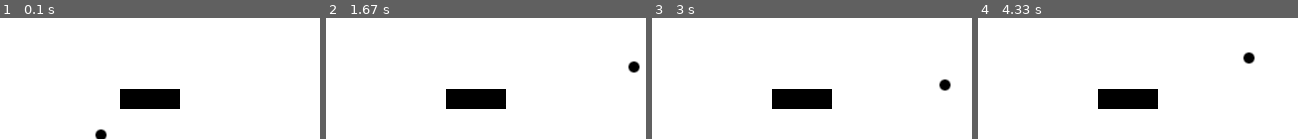
Above: before the commit, frames 1-4 (left to right).
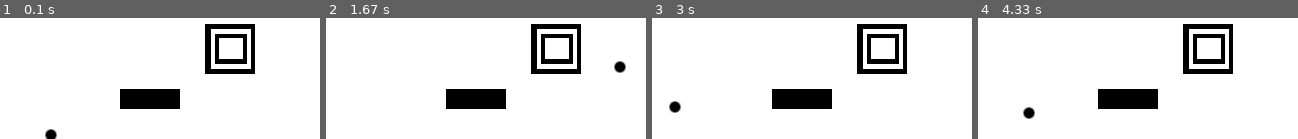
Above: after the commit, the same moments.

Repository: kondog/python_code
Game: pygame game, started from pygame/bouncingBall/bounce.py
The game is run twice, just before and just after one commit, with the same random seed, the same clock (stepped at 60 frames per second) and the same inputs. The source is Python 2; it was converted automatically to run under Python 3.
Inputs:
- Up to frame 1 (0.1 s): no input
- Up to frame 2 (1.67 s): hold Right 0.33-0.8 s; hold Up 0.83-1.13 s; hold Right 1.17-1.63 s
- Up to frame 3 (3 s): hold Left 1.67-2.2 s; hold Down 2.23-2.53 s; hold Left 2.57-2.97 s
- Up to frame 4 (4.33 s): hold Up 3-3.37 s; hold Right 3.4-4.03 s; hold Down from 4.07 s (still down)

The runs differ from the first frame. In frame 1, 4.0% of the frame differs, in the area x 14-80%, y 4-100%; in frame 2, 4.1%, in the area x 64-99%, y 4-47%; in frame 3, 4.1%; in frame 4, 4.1%.

Commit message:
i want to change, so save this source.

Diff:
--- a/pygame/bouncingBall/bounce.py
+++ b/pygame/bouncingBall/bounce.py
@@ -7,6 +7,7 @@
 
 from ball          import BallObj
 from bar           import BarObj
+from warp          import WarpObj
 from objMediator   import Mediator
 from systemData    import SysData
 
@@ -41,11 +42,15 @@
     ball = BallObj()
     ball.setSpeed( 0, -5 )
     ball.setObj( sysData.ballBmp )
-    ball.setRect_pos( 100, 240 )
+    ball.setRect_pos( 50, 240 )
 
     bar = BarObj()
     bar.setObj( sysData.barBmp)
     bar.setRect_pos( 150, 200 )
+
+    warp = WarpObj()
+    warp.setObj( sysData.warpBmp )
+    warp.setRect_pos( 230, 150 )
 
     mediator = Mediator()
 
@@ -59,8 +64,10 @@
 
         # ボールとバーが衝突した際の動作
         mediator.judgeConflictBallAndBar( ball, bar )
+        mediator.judgeConflictBallAndWarp( ball, warp, 50 )
 
         screen.displayFill( white )
         screen.displayBlit( ball.getObj(), ball.getBallrect() )
         screen.displayBlit( bar.getObj(),  bar.getRect() )
+        screen.displayBlit( warp.getObj(),  warp.getRect() )
         pygame.display.flip()
--- a/pygame/bouncingBall/objMediator.py
+++ b/pygame/bouncingBall/objMediator.py
@@ -18,8 +18,14 @@
         else:
             return False
 
-    # ボールとバーが衝突したかどうかを判定
+    # ボールとバーが衝突したかどうかを判定し動作を決定する。
     def judgeConflictBallAndBar( self, ball, bar ):
         if self.isBallAndBarConflict( ball.getBallrect(), bar.getRect() ):
             ball.setSpeedY( -ball.getInitSpeed() )
             print ball.getSpeed()
+
+    # ボールとワープが衝突したかどうかを判定
+    def judgeConflictBallAndWarp( self, ball, warp, pos ):
+        if self.isBallAndBarConflict( ball.getBallrect(), warp.getRect() ):
+            ball.setRect_pos( pos, ball.getBallrect().center[0] )
+            ball.setSpeed( 0,0 )
--- a/pygame/bouncingBall/systemData.py
+++ b/pygame/bouncingBall/systemData.py
@@ -11,6 +11,7 @@
         self._screenSizeY       = 240
         self._ballBmp           = "img/ball.bmp"
         self._barBmp            = "img/bar.bmp"
+        self._warpBMP           = "img/warp.bmp"
         self._waitTime    = 0.05
     def getBallInitSpeed(self):
         return self._ballInitSpeed
@@ -30,6 +31,8 @@
         return self._ballBmp
     def getBarBmp( self ):
         return self._barBmp
+    def getWarpBmp( self ):
+        return self._warpBMP
     def getScreenWait( self ):
         return self._waitTime
     ballInitSpeed     = property( getBallInitSpeed )
@@ -41,4 +44,5 @@
     screenSizeY       = property( getScreenSizeY )
     ballBmp           = property( getBallBmp )
     barBmp            = property( getBarBmp )
+    warpBmp           = property( getWarpBmp)
     waitTime          = property( getScreenWait )
--- a/pygame/bouncingBall/testBounce.py
+++ b/pygame/bouncingBall/testBounce.py
@@ -7,6 +7,7 @@
 from bounce      import PygScreen
 from ball        import BallObj
 from bar         import BarObj
+from warp        import WarpObj
 from objMediator import Mediator
 from systemData  import SysData
 
@@ -38,8 +39,10 @@
     def test_decideBallPosition(self):
         # ボールのX値がスクリーンサイズオーバの時スピードのX値が逆転
         self.assertTrue( self.isCorrectSpeedChange(
-                [500,50], [1,1], None,
+                [500,50],   [1,1],         None,
+               #ボール位置, 試験対象speed, 押下キー
                 [-1,2],))
+               #試験後のspeed
 
         # ボールのY値がスクリーンサイズオーバの時スピードのY値が初速
         self.assertTrue( self.isCorrectSpeedChange(
@@ -129,6 +132,7 @@
         bar.setObj( "img/bar.bmp" )
         bar.setRect_pos( 150, 120 )
 
+    # ボールとバーのテスト
     def test_BallAndBarObj( self ):
         screen = PygScreen()
         screen.setSize(10,10)
@@ -138,9 +142,12 @@
         bar.setObj( "img/bar.bmp" )
         mediator = Mediator()
 
+        # 衝突した際の動作
         self.setPosition(
                 ball, 150, 120,
+               #ObjA,  X  , Y
                 bar,  150, 120 )
+               #ObjB,  X  , Y
         self.assertTrue( True == mediator.isBallAndBarConflict(
             ball.getBallrect(), bar.getRect() ) )
 
@@ -170,6 +177,32 @@
             ball, bar )
         self.assertTrue( [1, -5] == ball.getSpeed() )
 
+    def test_BallAndWarpObj( self ):
+        screen = PygScreen()
+        screen.setSize(10,10)
+        ball = BallObj()
+        ball.setObj("img/ball.bmp")
+        warp = WarpObj()
+        warp.setObj( "img/warp.bmp" )
+        mediator = Mediator()
+
+        self.setPosition(
+                ball, 150, 120,
+               #ObjA,  X  , Y
+                warp,  150, 120 )
+               #ObjB,  X  , Y
+        self.assertTrue( True == mediator.isBallAndBarConflict(
+            ball.getBallrect(), warp.getRect() ) )
+        ball.setSpeed( 1,1 )
+        self.setPosition(
+                ball, 80, 120,
+                warp, 80, 120 )
+        mediator.judgeConflictBallAndWarp(
+            ball, warp, 100 )
+        self.assertTrue( (100,120) == ball.getBallrect().center)
+        self.assertTrue( [0,0] == ball.getSpeed() )
+
+
     def setPosition( self,
             ball, ballY, ballX,
             bar,  barY,  barX):
--- /dev/null
+++ b/pygame/bouncingBall/warp.py
@@ -0,0 +1,17 @@
+# -*- coding:utf-8 -*-
+
+import pygame
+
+class WarpObj():
+    def __init__(self):
+        self._warpObj        = None
+        self._warprect       = None
+    def setObj( self, objPath ):
+        # ここらへんの処理は各オブジェクトで共通化可能
+        self._warpObj = pygame.image.load( objPath )
+    def getObj( self ):
+        return self._warpObj
+    def setRect_pos( self, posx, posy ):
+        self._warprect = self._warpObj.get_rect( center = (posx, posy ) )
+    def getRect( self ):
+        return self._warprect
Not shown, changed: pygame/bouncingBall/TODO
Binary file added: pygame/bouncingBall/img/warp.bmp
Not shown, added: pygame/bouncingBall/readme.txt
Not shown, added: pygame/bouncingBall/tags
